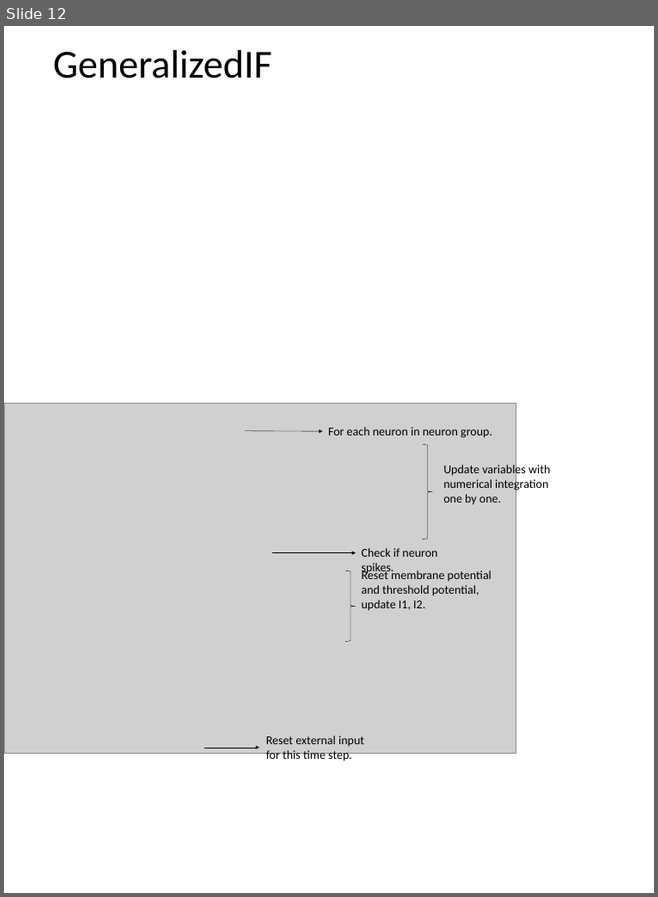
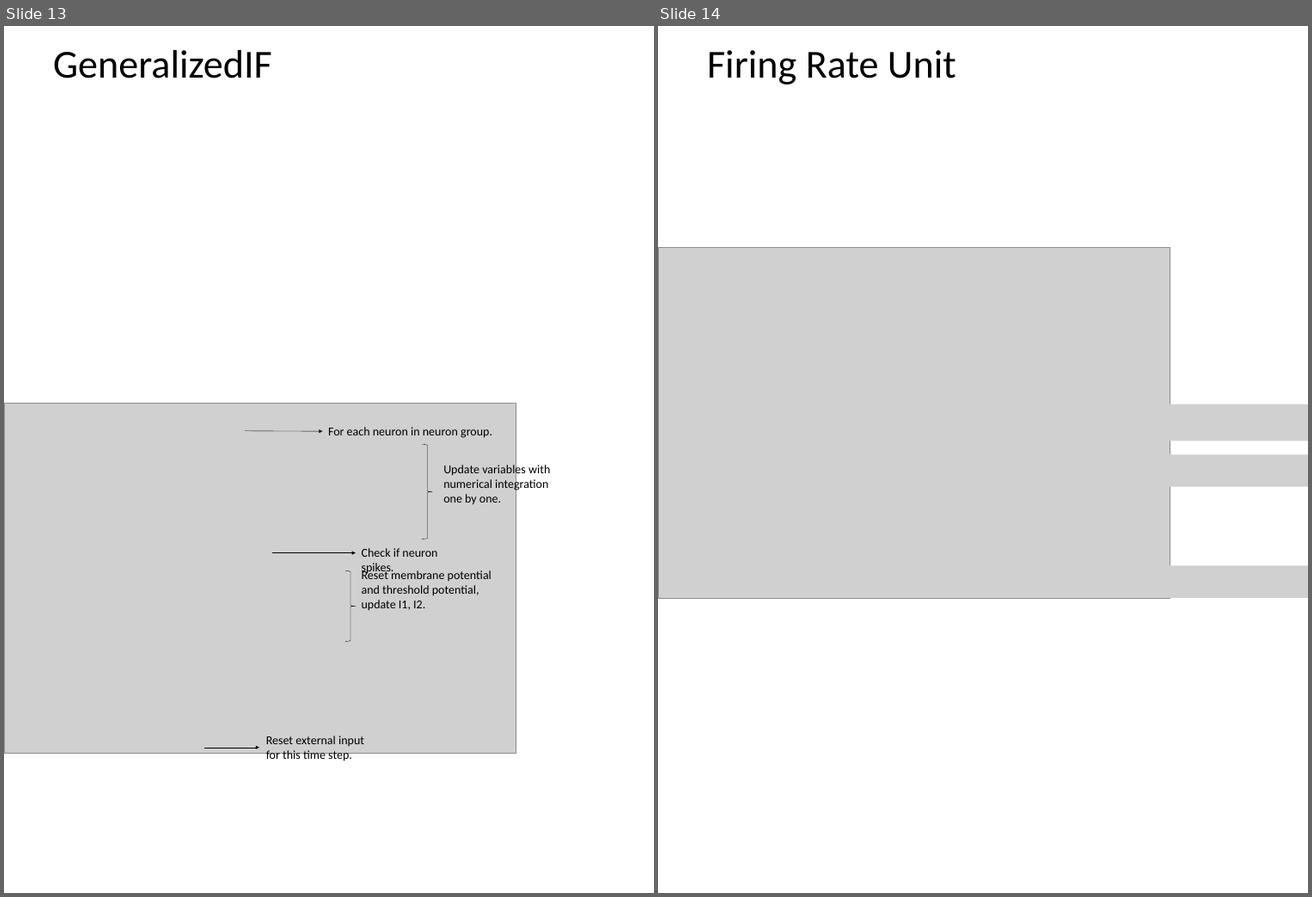
Before and after one commit to quanpeng0/BrainModels, a slide deck: docs/brainpy_handbook/ppt/neus.pptx. Shown side by side, each under a label of ours: slide 12 before the commit, slides 13 and 14 after it. The pictures are 658x897 and 1312x897 pixels, drawn with LibreOffice and Linux fonts; fonts in the diff are those of the drawing; grey boxes stand for pictures. Boxes give left, top, right and bottom in pixels: in the first picture for what was removed or moved away, otherwise in the second. Text is boxed around its words. In the diff, an @@ line names an element or a change of style, - is before the commit and + after.

```diff
--- a/docs/brainpy_handbook/ppt/neus.pptx
+++ b/docs/brainpy_handbook/ppt/neus.pptx
@@ slide 14 added at bbox=[658, 26, 1308, 893], background #FFFFFF @@
@@ text added at bbox=[707, 50, 956, 84], 66 pt, text #000000 @@
+Firing Rate Unit
@@ picture added at bbox=[658, 247, 1170, 598] @@
@@ picture added at bbox=[1075, 404, 1308, 441] @@
@@ picture added at bbox=[991, 454, 1308, 487] @@
@@ picture added at bbox=[991, 565, 1308, 598] @@
@@ what was slide 12 is now slide 13 @@
```
Also in this commit, not shown: 2 other slides added, 50 other files.
